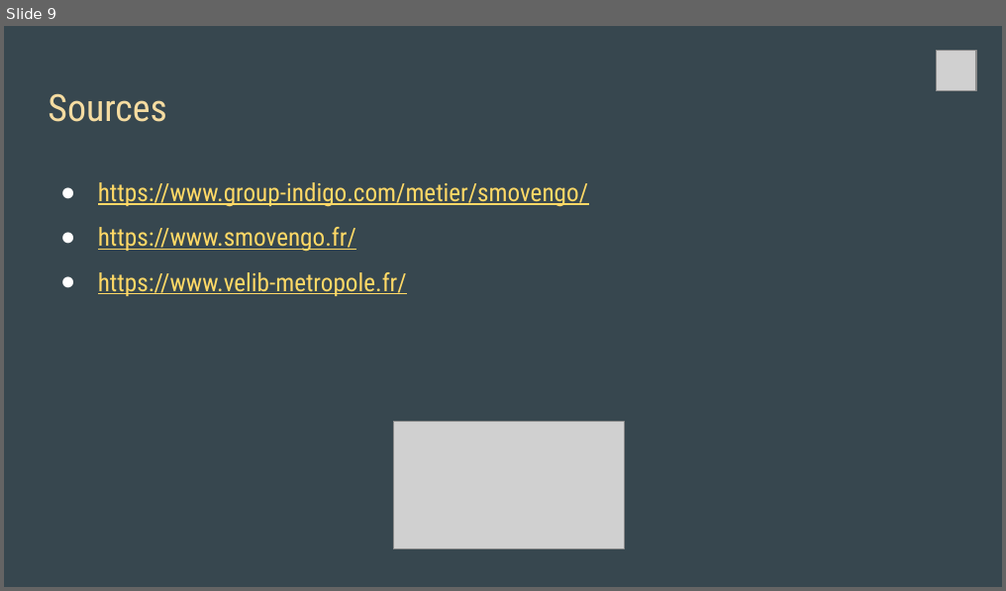
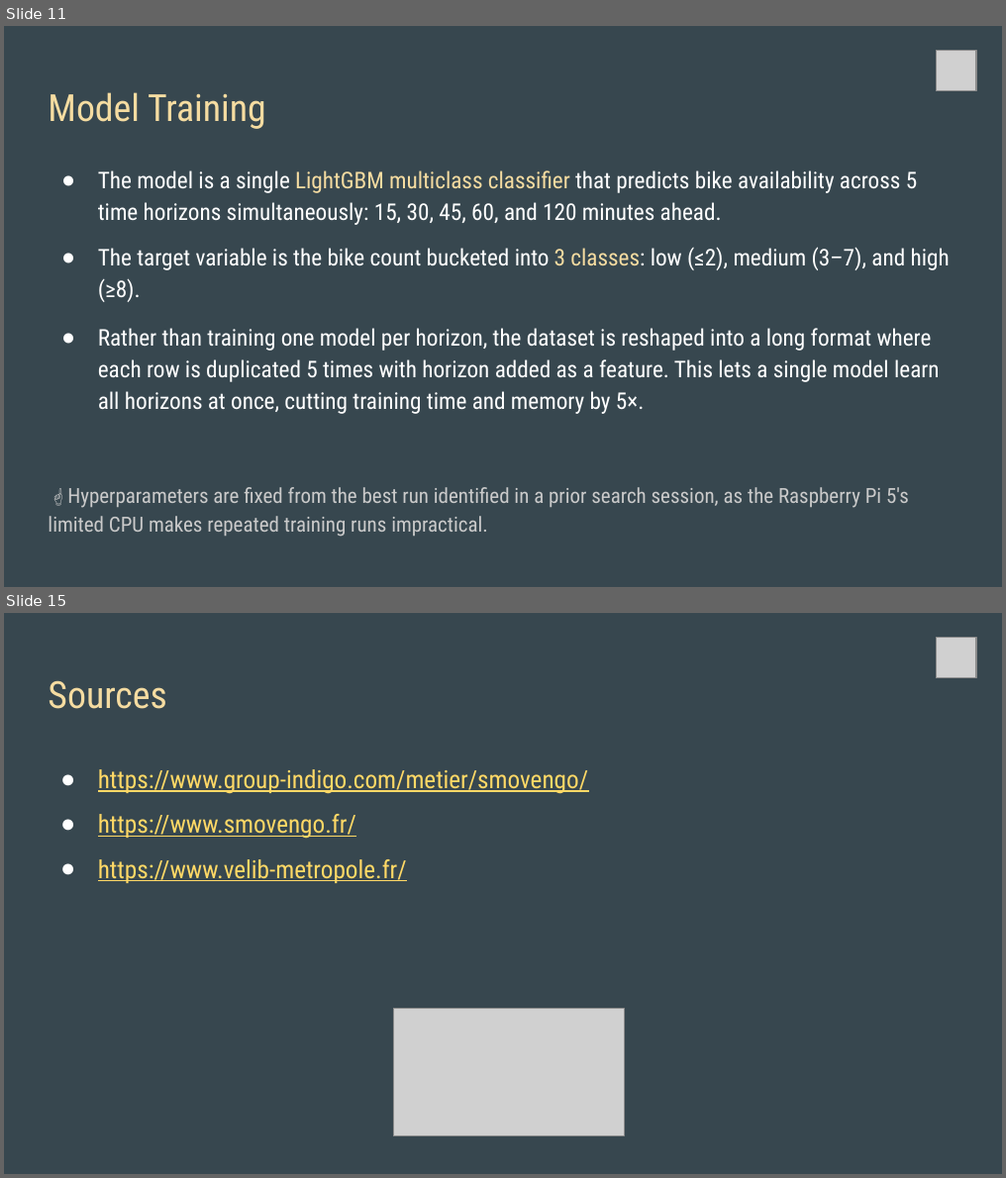
Before and after one commit to allisterk2703/velib-data-ingestion, a slide deck: docs/velops_presentation.pptx. Shown one above the other, each under a label of ours: slide 9 before the commit, slides 11 and 15 after it; the slides between them are not shown. The pictures are 1006x591 and 1006x1178 pixels, drawn with LibreOffice and Linux fonts; fonts in the diff are those of the drawing; grey boxes stand for pictures. Boxes give left, top, right and bottom in pixels: in the first picture for what was removed or moved away, otherwise in the second. Text is boxed around its words. In the diff, an @@ line names an element or a change of style, - is before the commit and + after.

```diff
--- a/docs/velops_presentation.pptx
+++ b/docs/velops_presentation.pptx
@@ slide 11 added at (x1=4, y1=26, x2=1002, y2=587), background #37474F @@
@@ picture added at (x1=936, y1=51, x2=977, y2=92) @@
@@ title added at (x1=48, y1=92, x2=266, y2=129), 27 pt, text #F5DCA1 @@
+Model Training
@@ text added at (x1=48, y1=171, x2=949, y2=537), 16.6 pt, text #FFFFFF @@
+● The model is a single LightGBM multiclass classifier that predicts bike availability across 5 time horizons simultaneously: 15, 30, 45, 60, and 120 minutes ahead.
+● The target variable is the bike count bucketed into 3 classes: low (≤2), medium (3–7), and high (≥8).
+● Rather than training one model per horizon, the dataset is reshaped into a long format where each row is duplicated 5 times with horizon added as a feature. This lets a single model learn all horizons at once, cutting training time and memory by 5×.
+☝︎Hyperparameters are fixed from the best run identified in a prior search session, as the Raspberry Pi 5's limited CPU makes repeated training runs impractical.
@@ what was slide 9 is now slide 15 @@
```
Also in this commit, not shown: 4 slides changed, 5 other slides added, 1 other file.
